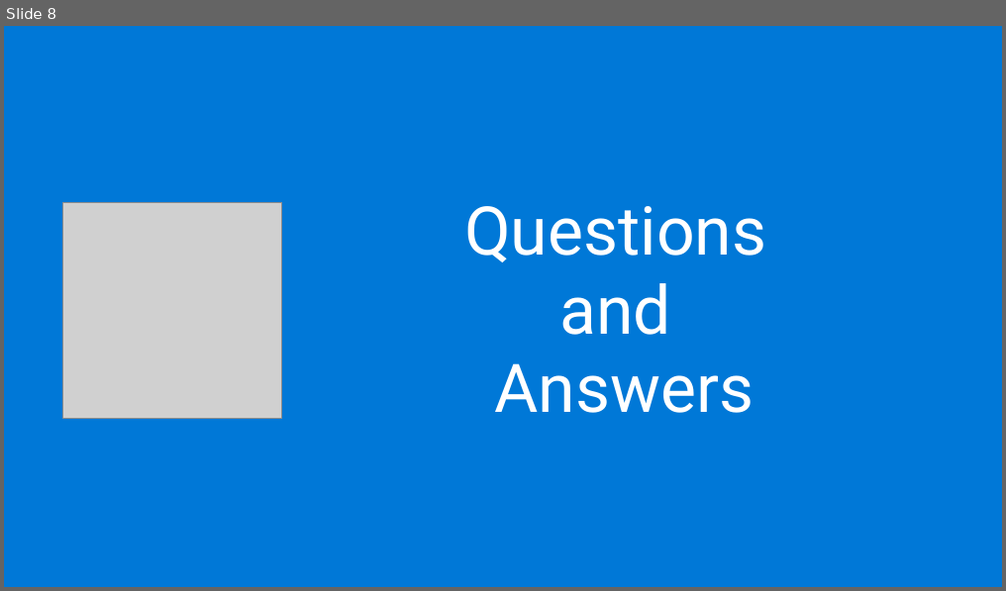
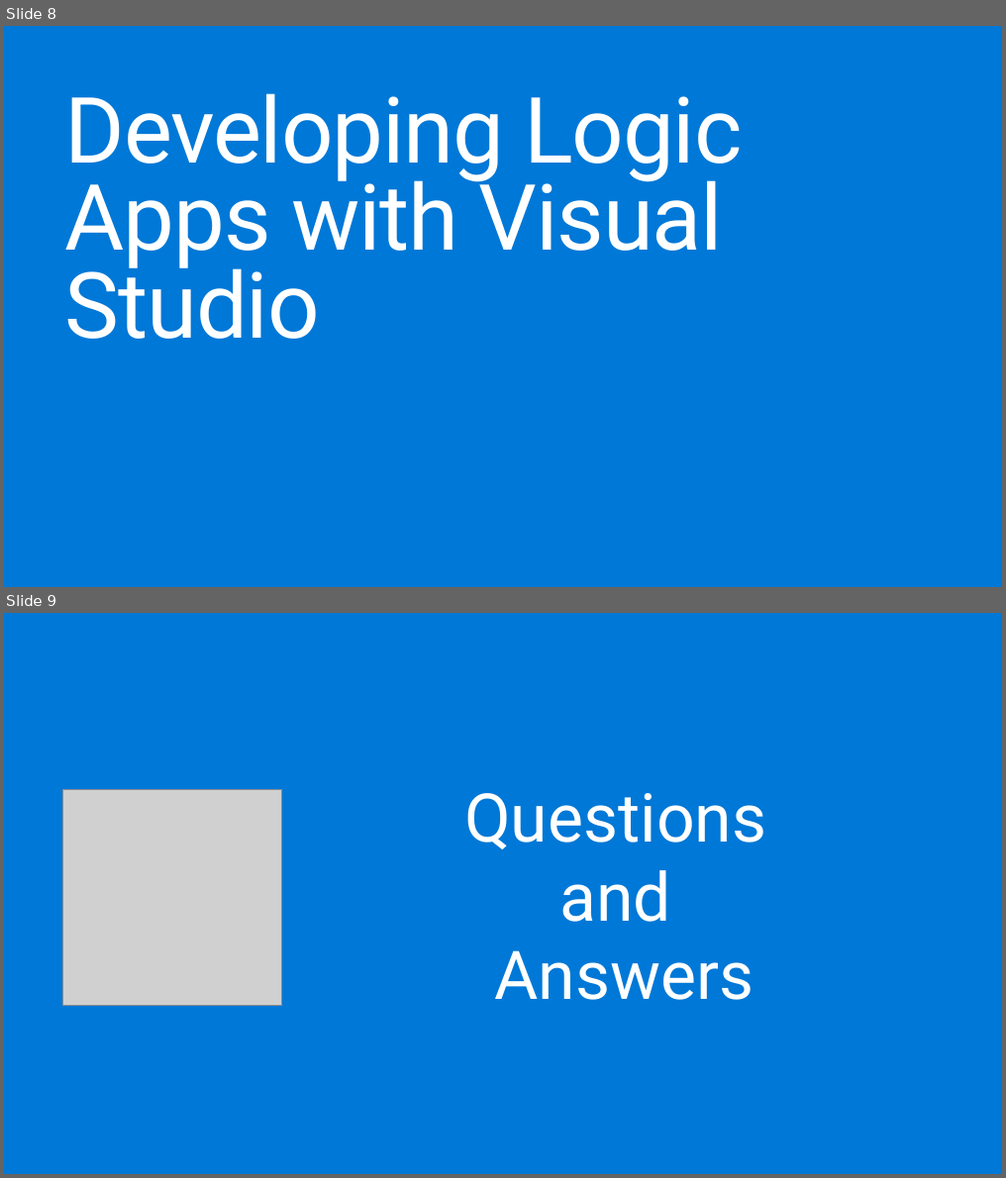
Before and after one commit to anuraj/gab2017, a slide deck: Logic Apps.pptx. Shown one above the other, each under a label of ours: slide 8 before the commit, slides 8 and 9 after it. The pictures are 1006x591 and 1006x1178 pixels, drawn with LibreOffice and Linux fonts; fonts in the diff are those of the drawing; grey boxes stand for pictures; background and template pictures are left out. Boxes give left, top, right and bottom in pixels: in the first picture for what was removed or moved away, otherwise in the second. Text is boxed around its words. In the diff, an @@ line names an element or a change of style, - is before the commit and + after.

Commit message:
Logic App added

```diff
--- a/Logic Apps.pptx
+++ b/Logic Apps.pptx
@@ slide 8 added at bbox=[4, 26, 1002, 587], background #0078D7 @@
@@ title added at bbox=[65, 93, 742, 339], 88 pt, text #FFFFFF @@
+Developing Logic Apps with Visual Studio
@@ what was slide 8 is now slide 9 @@
```
Also in this commit, not shown: 1 slide changed, 1 other file.
